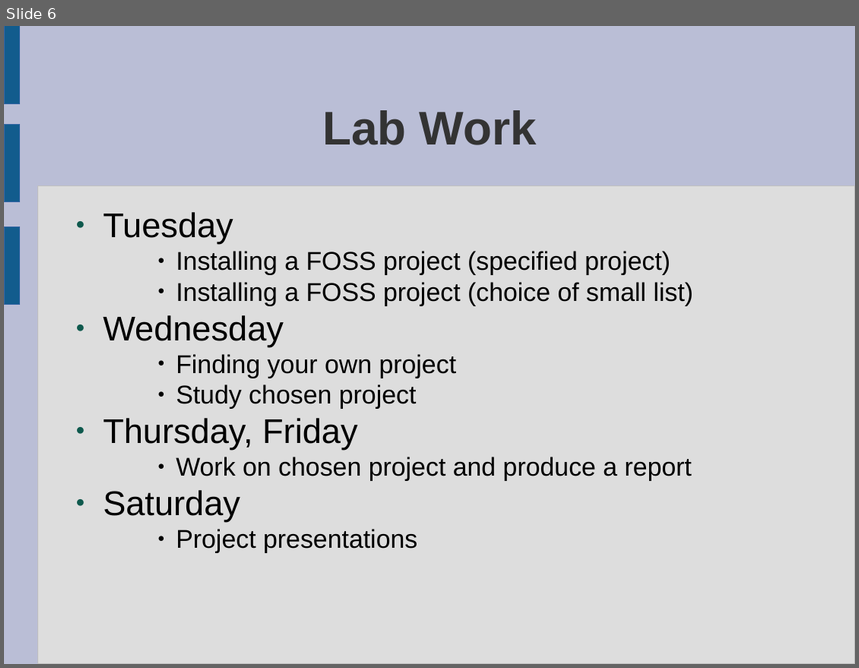
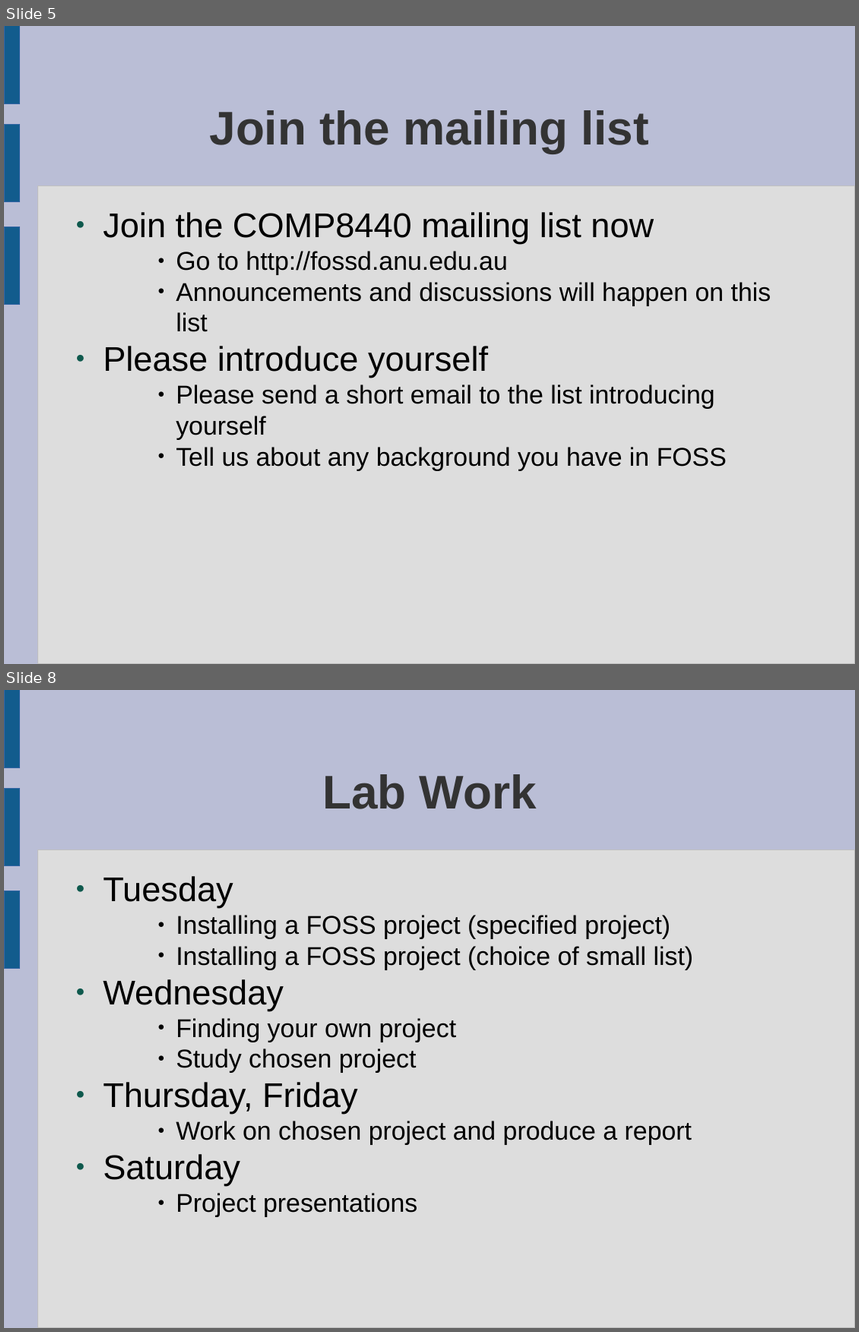
Before and after one commit to laurencesmart/comp8440, a slide deck: lectures/course_introduction.odp. Shown one above the other, each under a label of ours: slide 6 before the commit, slides 5 and 8 after it; the slides between them are not shown. The pictures are 859x668 and 859x1332 pixels, drawn with LibreOffice and Linux fonts; fonts in the diff are those of the drawing. Boxes give left, top, right and bottom in pixels: in the first picture for what was removed or moved away, otherwise in the second. Text is boxed around its words. In the diff, an @@ line names an element or a change of style, - is before the commit and + after.

```diff
--- a/lectures/course_introduction.odp
+++ b/lectures/course_introduction.odp
@@ slide 5 added at box(4, 26, 855, 664), background #BABED6; not listed: 4 template elements that a slide beside it also shows @@
@@ title added at box(210, 110, 650, 154), 44 pt, text #333333, bold @@
+Join the mailing list
@@ text added at box(103, 212, 772, 471), 24 pt, text #000000 @@
+● Join the COMP8440 mailing list now
+    ● Go to http://fossd.anu.edu.au
+    ● Announcements and discussions will happen on this list
+● Please introduce yourself
+    ● Please send a short email to the list introducing yourself
+    ● Tell us about any background you have in FOSS
@@ what was slide 6 is now slide 8 @@
```
Also in this commit, not shown: 8 slides changed, 1 other slide added, 1 other file.
